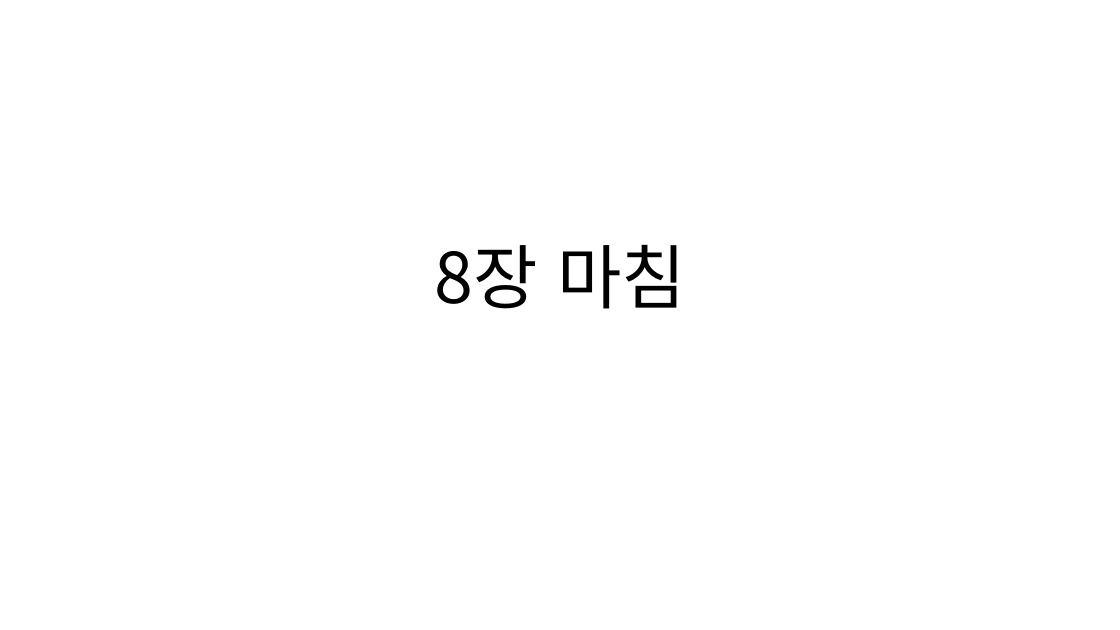
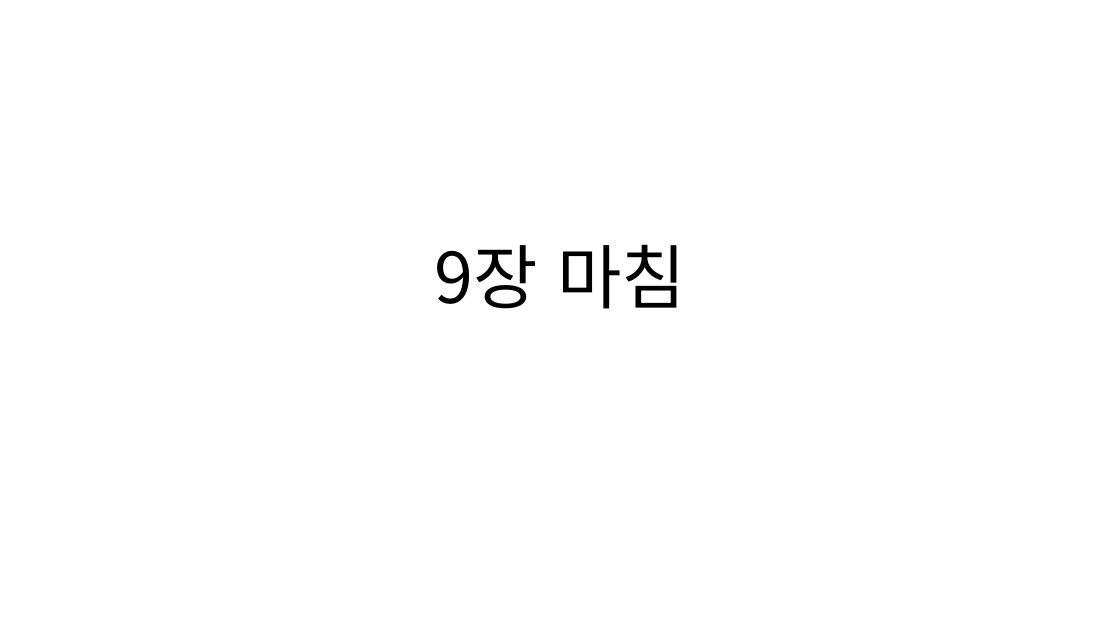
Before and after one commit to lhs501/2019DB, a slide deck: slide 18 of chapter 9.pptx. Drawn at 1120x630 pixels with LibreOffice and Linux fonts; fonts in the diff are those of the drawing. Boxes give left, top, right and bottom in pixels: in the first picture for what was removed or moved away, otherwise in the second. Text is boxed around its words. In the diff, an @@ line names an element or a change of style, - is before the commit and + after.

```diff
--- a/chapter 9.pptx
+++ b/chapter 9.pptx
@@ title at (434,244,686,309): text changed @@
-8장 마침
+9장 마침
```
Also in this commit, not shown: 6 other slides changed.
